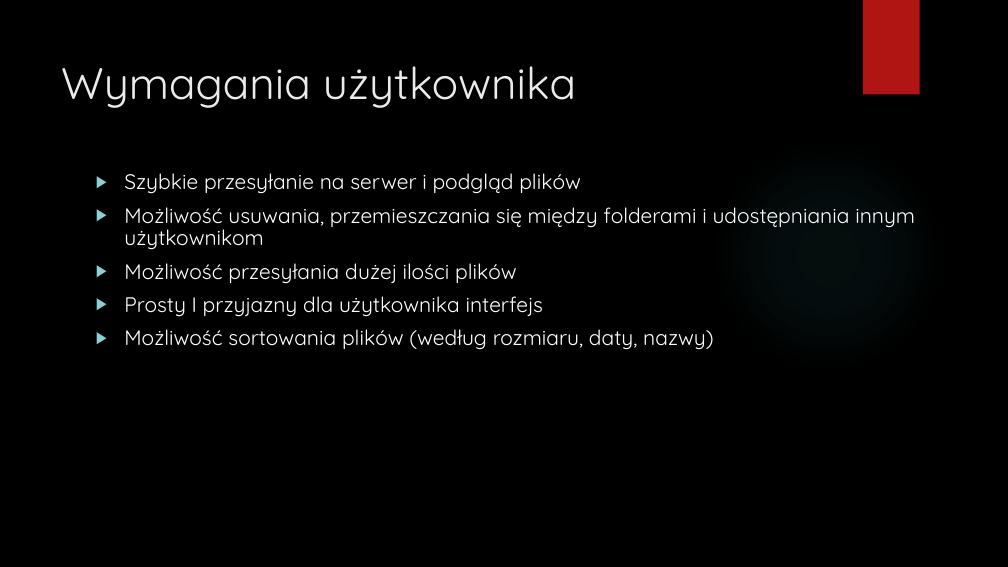
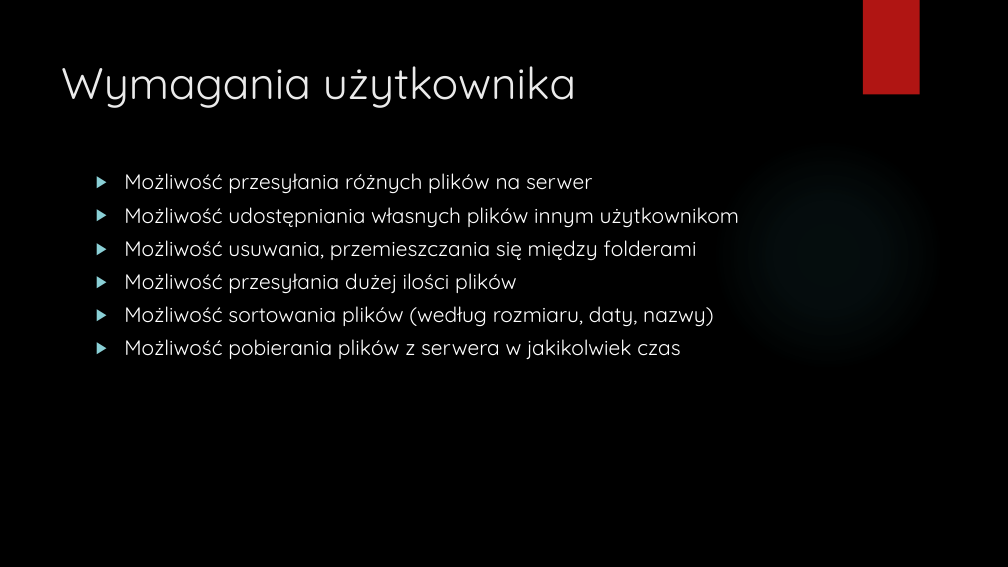
Before and after one commit to Flittis/SimpleCloud, a slide deck: slide 3 of SimpleCloud.pptx. Drawn at 1008x567 pixels with LibreOffice and Linux fonts; fonts in the diff are those of the drawing; background and template pictures are left out. Boxes give left, top, right and bottom in pixels: in the first picture for what was removed or moved away, otherwise in the second. Text is boxed around its words. In the diff, an @@ line names an element or a change of style, - is before the commit and + after.

Commit message:
Update Presentation

```diff
--- a/SimpleCloud.pptx
+++ b/SimpleCloud.pptx
@@ text at <box>124,173,739,260</box>: text changed @@
-▶ Szybkie przesyłanie na serwer i podgląd plików
-▶ Możliwość usuwania, przemieszczania się między folderami i udostępniania innym użytkownikom
+▶ Możliwość przesyłania różnych plików na serwer
+▶ Możliwość udostępniania własnych plików innym użytkownikom
+▶ Możliwość usuwania, przemieszczania się między folderami
@@ text at <box>124,296,543,317</box>: paragraph removed @@
-▶ Prosty I przyjazny dla użytkownika interfejs
@@ text at <box>124,339,680,359</box>: paragraph added @@
+▶ Możliwość pobierania plików z serwera w jakikolwiek czas
```
Also in this commit, not shown: 3 slides added.
